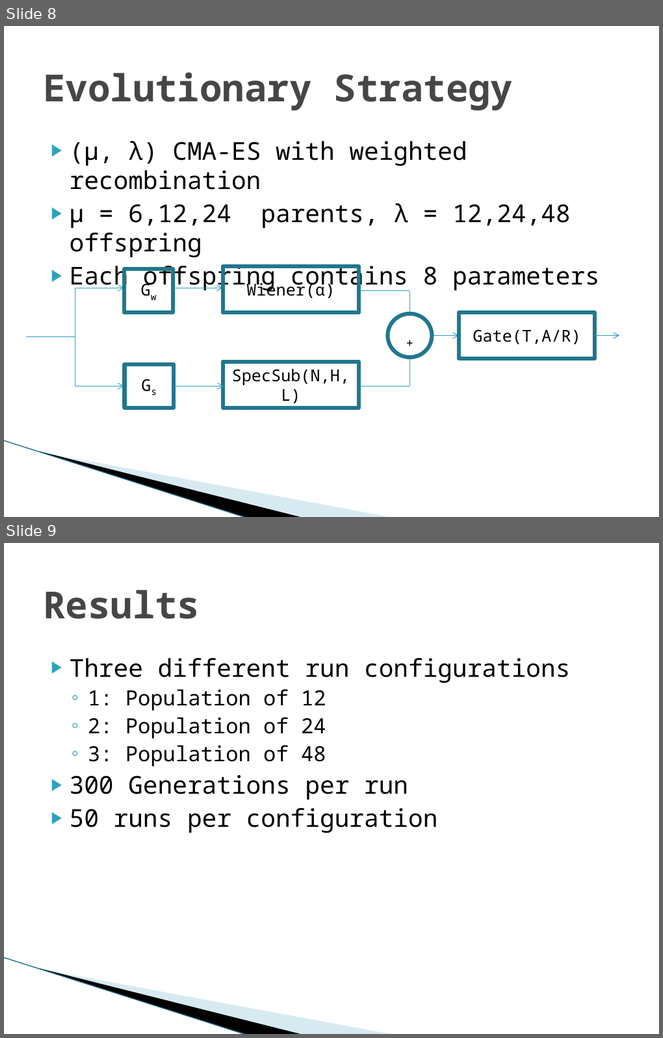
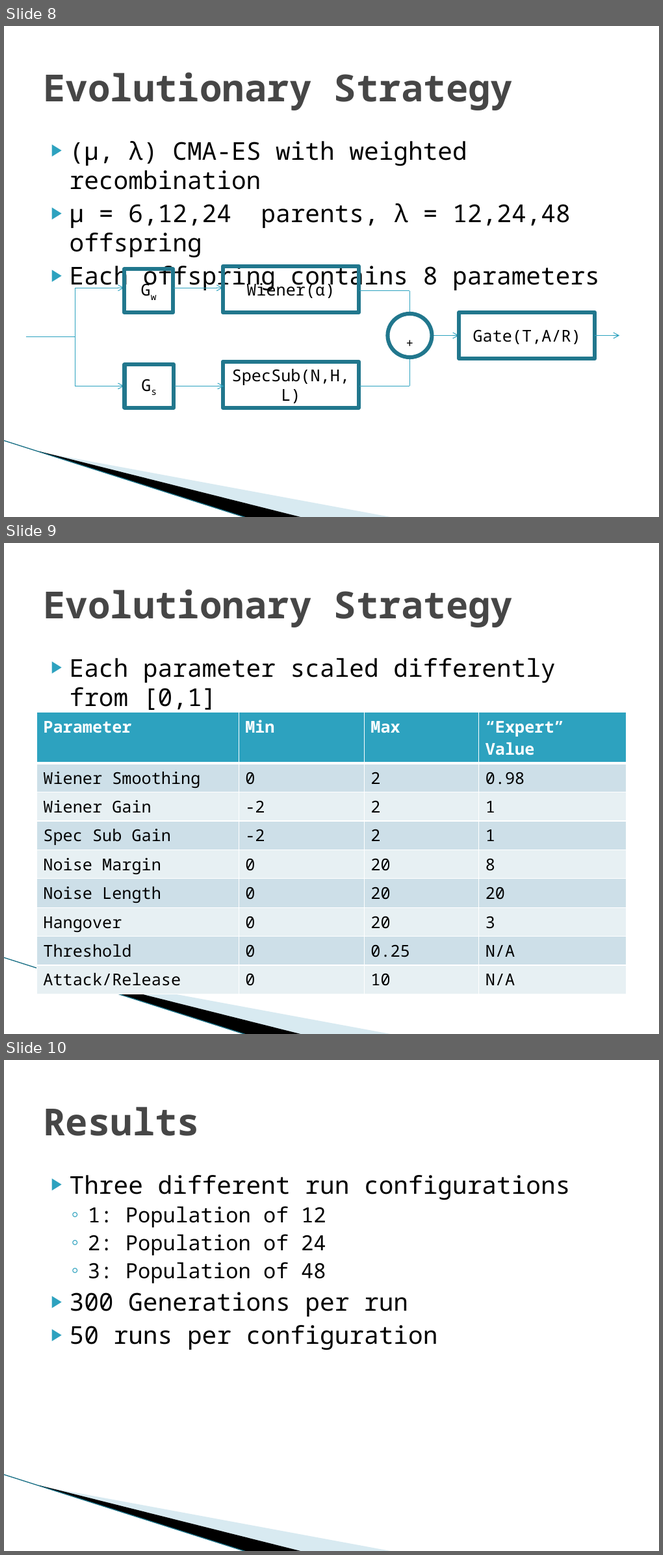
Before and after one commit to vfasburg/cse_848, a slide deck: project/848_Project_Presentation_Fasburg_Thomas.pptx. Shown one above the other, each under a label of ours: slides 8 and 9 before the commit, slides 8, 9 and 10 after it. The pictures are 663x1038 and 663x1555 pixels, drawn with LibreOffice and Linux fonts; fonts in the diff are those of the drawing; background and template pictures are left out. Boxes give left, top, right and bottom in pixels: in the first picture for what was removed or moved away, otherwise in the second. Text is boxed around its words. In the diff, an @@ line names an element or a change of style, - is before the commit and + after.

```diff
--- a/project/848_Project_Presentation_Fasburg_Thomas.pptx
+++ b/project/848_Project_Presentation_Fasburg_Thomas.pptx
@@ slide 9 added at (4,543,659,1034), background #FFFFFF; not listed: 3 template elements that a slide beside it also shows @@
@@ title added at (43,589,513,627), 41 pt, text #464646, bold @@
+Evolutionary Strategy
@@ text added at (70,658,555,713), 27 pt, text #000000 @@
+▶ Each parameter scaled differently from [0,1]
@@ table added at (36,712,627,989), 9 rows, 4 columns @@
+Parameter | Min | Max | “Expert” Value
+Wiener Smoothing | 0 | 2 | 0.98
+Wiener Gain | -2 | 2 | 1
+Spec Sub Gain | -2 | 2 | 1
+Noise Margin | 0 | 20 | 8
+Noise Length | 0 | 20 | 20
+Hangover | 0 | 20 | 3
+Threshold | 0 | 0.25 | N/A
+Attack/Release | 0 | 10 | N/A
@@ what was slide 9 is now slide 10 @@
```
Also in this commit, not shown: 6 slides changed.
